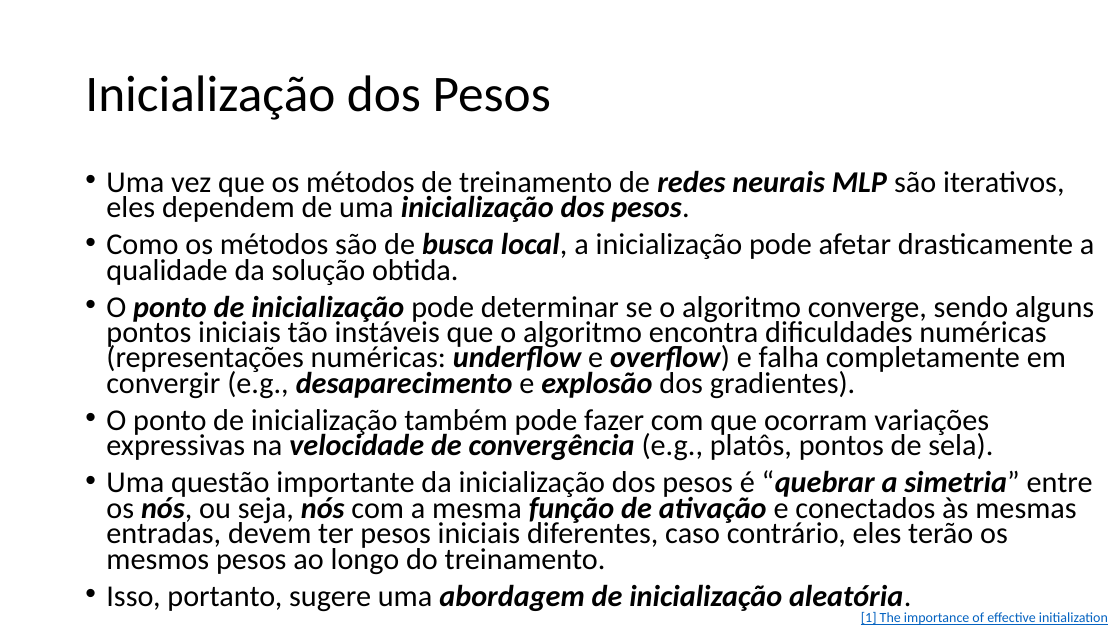
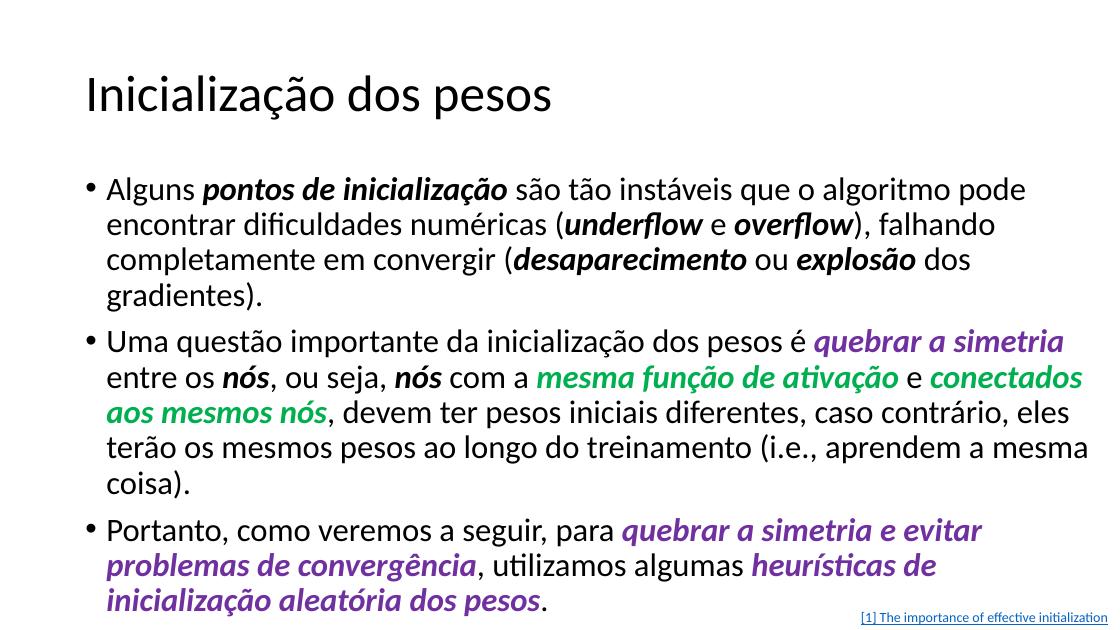
Before and after one commit to zz4fap/t320_aprendizado_de_maquina, a slide deck: slide 15 of slides/T320_Redes_Neurais_Artificiais (Parte IV).pptx (slide 17 before the commit). Drawn at 1120x630 pixels with LibreOffice and Linux fonts; fonts in the diff are those of the drawing. Boxes give left, top, right and bottom in pixels: in the first picture for what was removed or moved away, otherwise in the second. Text is boxed around its words. In the diff, an @@ line names an element or a change of style, - is before the commit and + after.

```diff
--- a/slides/T320_Redes_Neurais_Artificiais (Parte IV).pptx
+++ b/slides/T320_Redes_Neurais_Artificiais (Parte IV).pptx
@@ title at [85, 75, 553, 120]: text changed @@
-Inicialização dos Pesos
+Inicialização dos pesos
@@ text at [106, 177, 1089, 617]: text changed; size 25.9 to 28 pt @@
-• Uma vez que os métodos de treinamento de redes neurais MLP são iterativos,
-  eles dependem de uma inicialização dos pesos.
-• Como os métodos são de busca local, a inicialização pode afetar drasticamente a qualidade da solução obtida.
-• O ponto de inicialização pode determinar se o algoritmo converge, sendo alguns pontos iniciais tão instáveis que o algoritmo encontra dificuldades numéricas (representações numéricas: underflow e overflow) e falha completamente em convergir (e.g., desaparecimento e explosão dos gradientes).
-• O ponto de inicialização também pode fazer com que ocorram variações expressivas na velocidade de convergência (e.g., platôs, pontos de sela).
-• Uma questão importante da inicialização dos pesos é “quebrar a simetria” entre os nós, ou seja, nós com a mesma função de ativação e conectados às mesmas entradas, devem ter pesos iniciais diferentes, caso contrário, eles terão os mesmos pesos ao longo do treinamento.
-• Isso, portanto, sugere uma abordagem de inicialização aleatória.
+• Alguns pontos de inicialização são tão instáveis que o algoritmo pode encontrar dificuldades numéricas (underflow e overflow), falhando completamente em convergir (desaparecimento ou explosão dos gradientes).
+• Uma questão importante da inicialização dos pesos é quebrar a simetria entre os nós, ou seja, nós com a mesma função de ativação e conectados aos mesmos nós, devem ter pesos iniciais diferentes, caso contrário, eles terão os mesmos pesos ao longo do treinamento (i.e., aprendem a mesma coisa).
+• Portanto, como veremos a seguir, para quebrar a simetria e evitar problemas de convergência, utilizamos algumas heurísticas de inicialização aleatória dos pesos.
```
Also in this commit, not shown: 4 other slides changed, 3 slides added, 4 slides removed, 1 other file.
